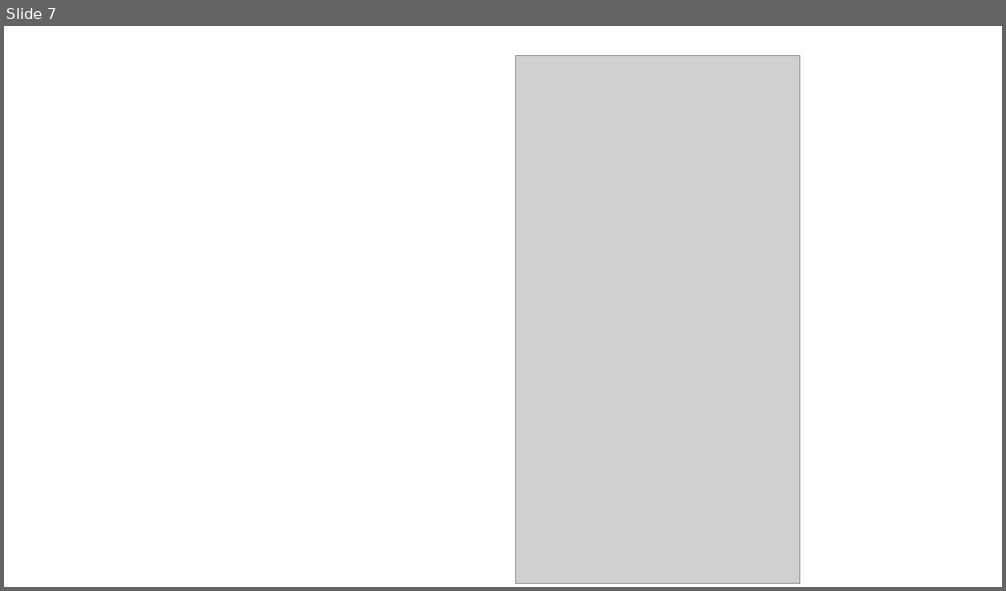
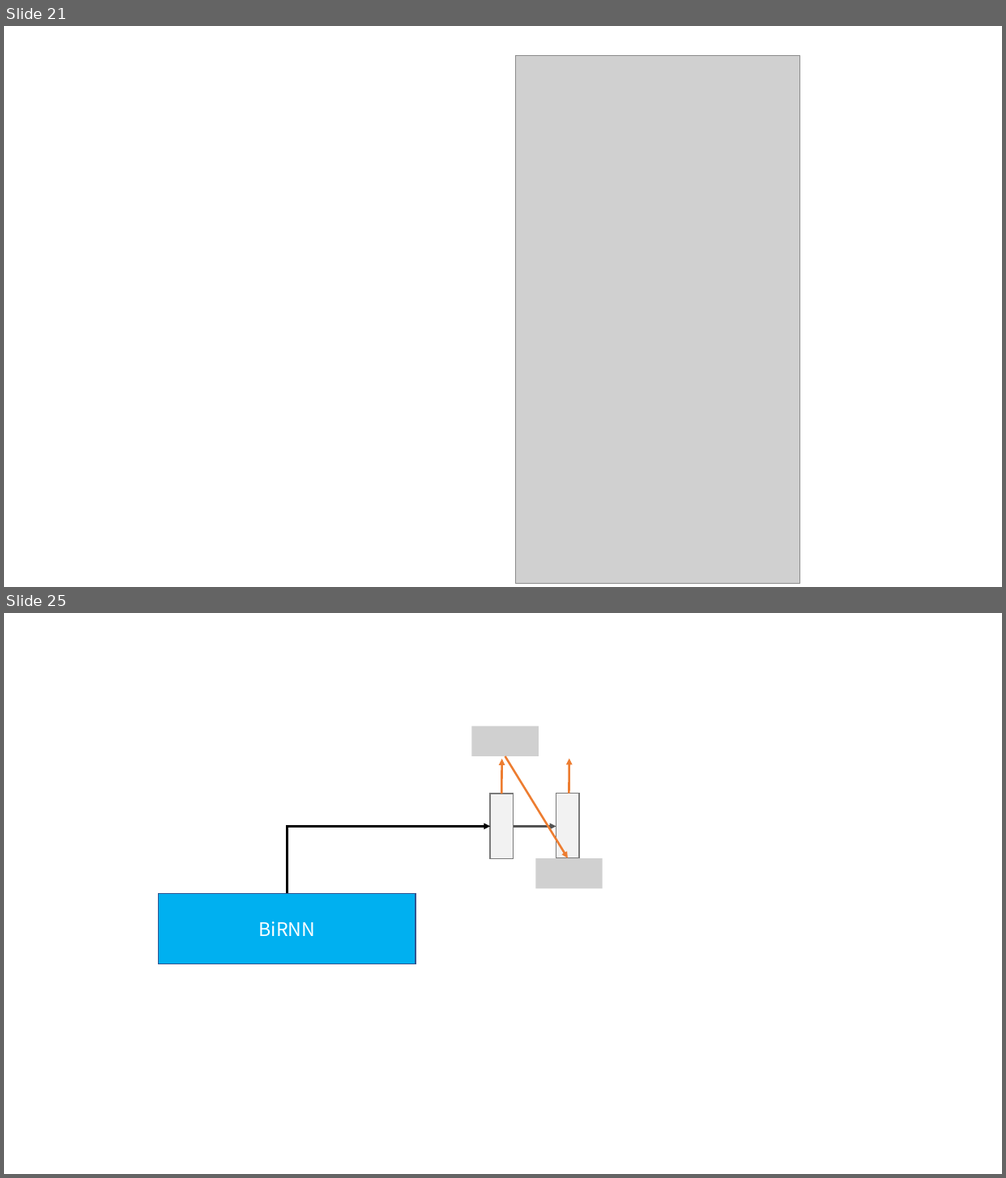
Before and after one commit to xhsun1997/MWP, a slide deck: ppt/mwp.pptx. Shown one above the other, each under a label of ours: slide 7 before the commit, slides 21 and 25 after it; the slides between them are not shown. The pictures are 1006x591 and 1006x1178 pixels, drawn with LibreOffice and Linux fonts; fonts in the diff are those of the drawing; grey boxes stand for pictures. Boxes give left, top, right and bottom in pixels: in the first picture for what was removed or moved away, otherwise in the second. Text is boxed around its words. In the diff, an @@ line names an element or a change of style, - is before the commit and + after.

```diff
--- a/ppt/mwp.pptx
+++ b/ppt/mwp.pptx
@@ slide 25 added at bbox=[4, 613, 1002, 1174], background #FFFFFF @@
@@ picture added at bbox=[472, 726, 539, 756] @@
@@ arrow added from (505, 756) to (568, 858), #ED7D31 2 pt @@
@@ arrow added from (569, 794) to (569, 758), #ED7D31 2 pt @@
@@ arrow added from (502, 794) to (502, 759), #ED7D31 2 pt @@
@@ rectangle added at bbox=[490, 794, 513, 859], fill #F2F2F2, outline #7A7A7A 1 pt @@
@@ rectangle added at bbox=[556, 794, 580, 858], fill #F2F2F2, outline #7A7A7A 1 pt @@
@@ elbow arrow added from (287, 894) to (490, 826), #000000 2 pt @@
@@ arrow added from (513, 826) to (556, 826), #525252 2 pt @@
@@ picture added at bbox=[535, 858, 602, 888] @@
@@ rectangle added at bbox=[158, 894, 415, 964], fill #00B0F0, outline #325491 1 pt, 18 pt, text #FFFFFF @@
+BiRNN
@@ what was slide 7 is now slide 21 @@
```
Also in this commit, not shown: 1 slide changed, 23 other slides added, 1 slide removed, 5 other files.
